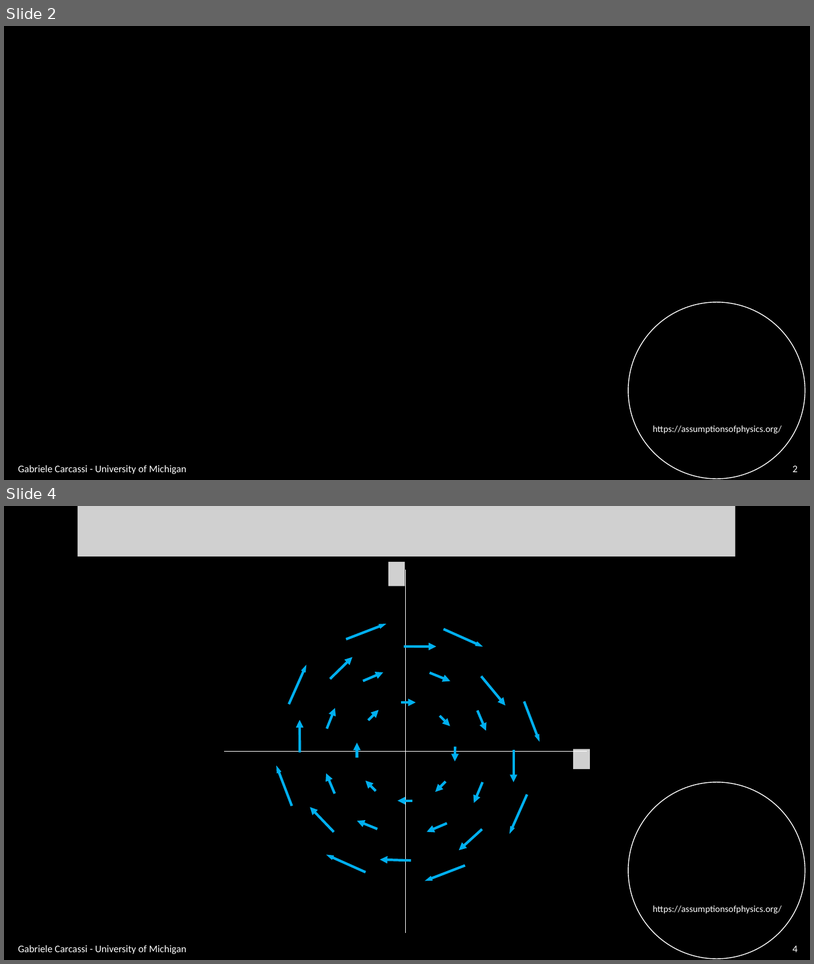
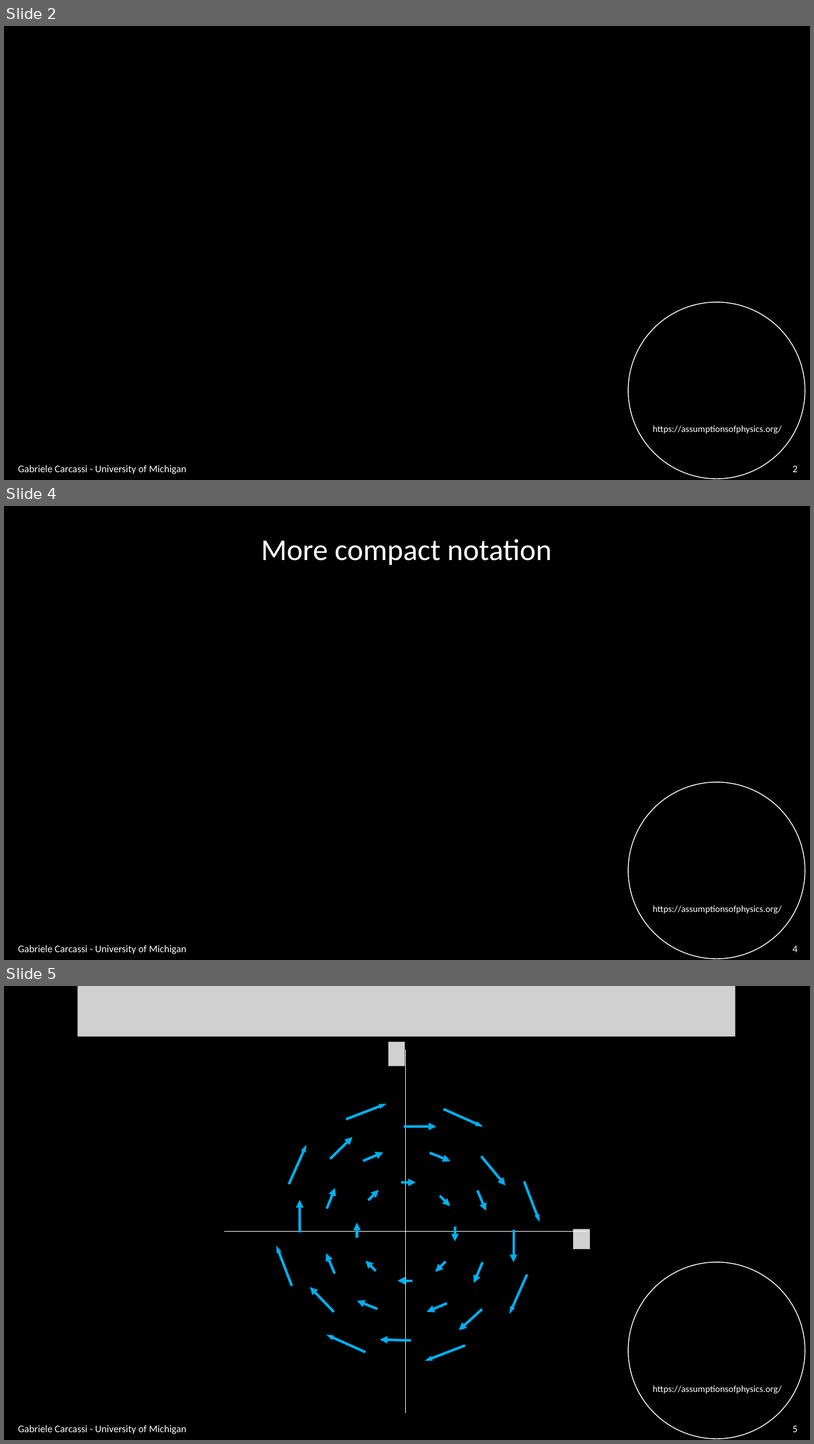
Before and after one commit to assumptionsofphysics/slides, a slide deck: BookCompanions-v2/RP-Class-3.pptx. Shown one above the other, each under a label of ours: slides 2 and 4 before the commit, slides 2, 4 and 5 after it; the slides between them are not shown. The pictures are 814x964 and 814x1444 pixels, drawn with LibreOffice and Linux fonts; fonts in the diff are those of the drawing; grey boxes stand for pictures; background and template pictures are left out. Boxes give left, top, right and bottom in pixels: in the first picture for what was removed or moved away, otherwise in the second. Text is boxed around its words. In the diff, an @@ line names an element or a change of style, - is before the commit and + after.

```diff
--- a/BookCompanions-v2/RP-Class-3.pptx
+++ b/BookCompanions-v2/RP-Class-3.pptx
@@ slide 4 added at [4, 506, 810, 960], background #000000; not listed: 2 template elements that a slide beside it also shows @@
@@ text added at [261, 539, 552, 565], 36 pt, text #FFFFFF @@
+More compact notation
@@ text added at [18, 945, 186, 954], 12 pt, text #FFFFFF @@
+Gabriele Carcassi - University of Michigan
@@ page number added at [793, 945, 798, 952], 12 pt, text #FFFFFF @@
+4
@@ what was slide 4 is now slide 5 @@
@@ page number at [793, 1425, 798, 1432]: text changed @@
-4
+5
```
Also in this commit, not shown: 3 slides changed, 3 other slides added, 1 other file.
